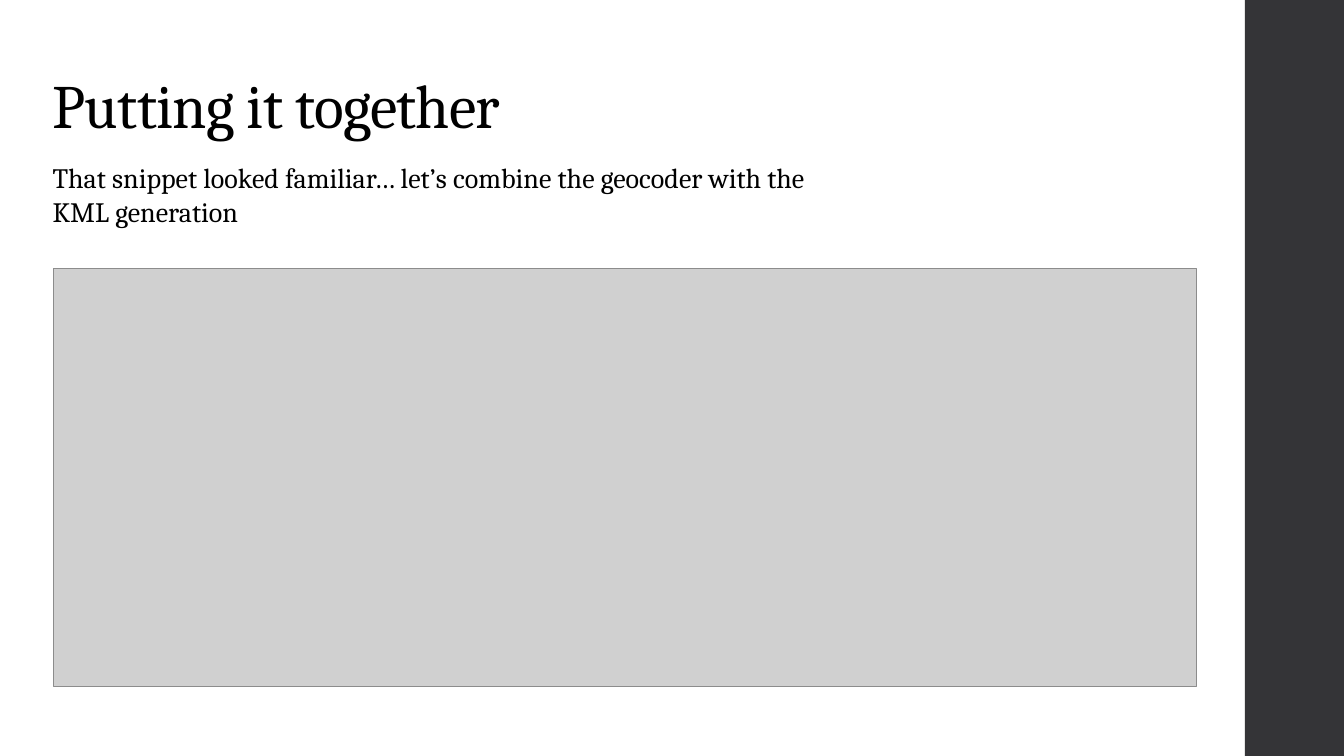
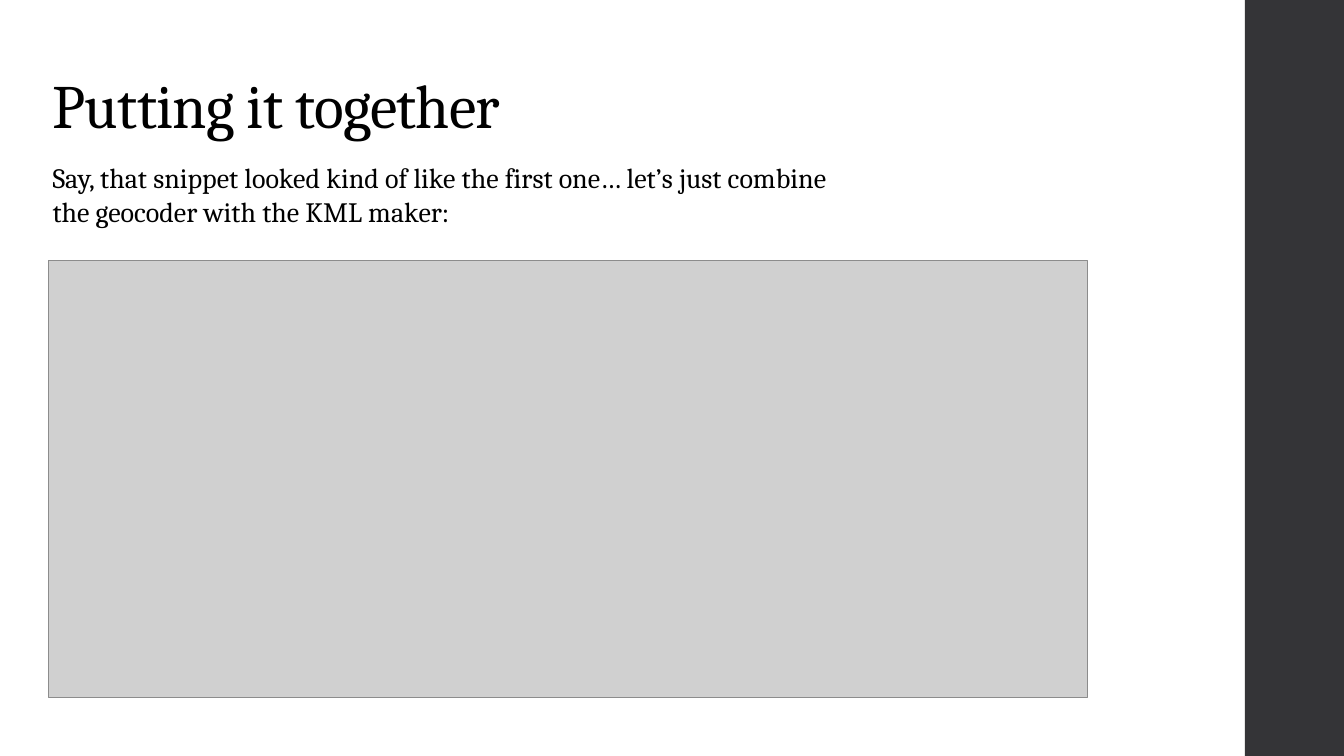
Before and after one commit to nbumbarger/everything_conf, a slide deck: slide 11 of spatial_data_production.pptx. Drawn at 1344x756 pixels with LibreOffice and Linux fonts; fonts in the diff are those of the drawing; grey boxes stand for pictures. Boxes give left, top, right and bottom in pixels: in the first picture for what was removed or moved away, otherwise in the second. Text is boxed around its words. In the diff, an @@ line names an element or a change of style, - is before the commit and + after.

Commit message:
Finished presentation, tested code snippets and fixed typos

```diff
--- a/spatial_data_production.pptx
+++ b/spatial_data_production.pptx
@@ text at [53,168,826,228]: text changed @@
-That snippet looked familiar… let’s combine the geocoder with the KML generation
+Say, that snippet looked kind of like the first one… let’s just combine the geocoder with the KML maker:
@@ picture: place and size @@
-picture at [53,268,1196,687]
+picture at [49,261,1088,698]
```
Also in this commit, not shown: 10 other slides changed, 4 other files.
